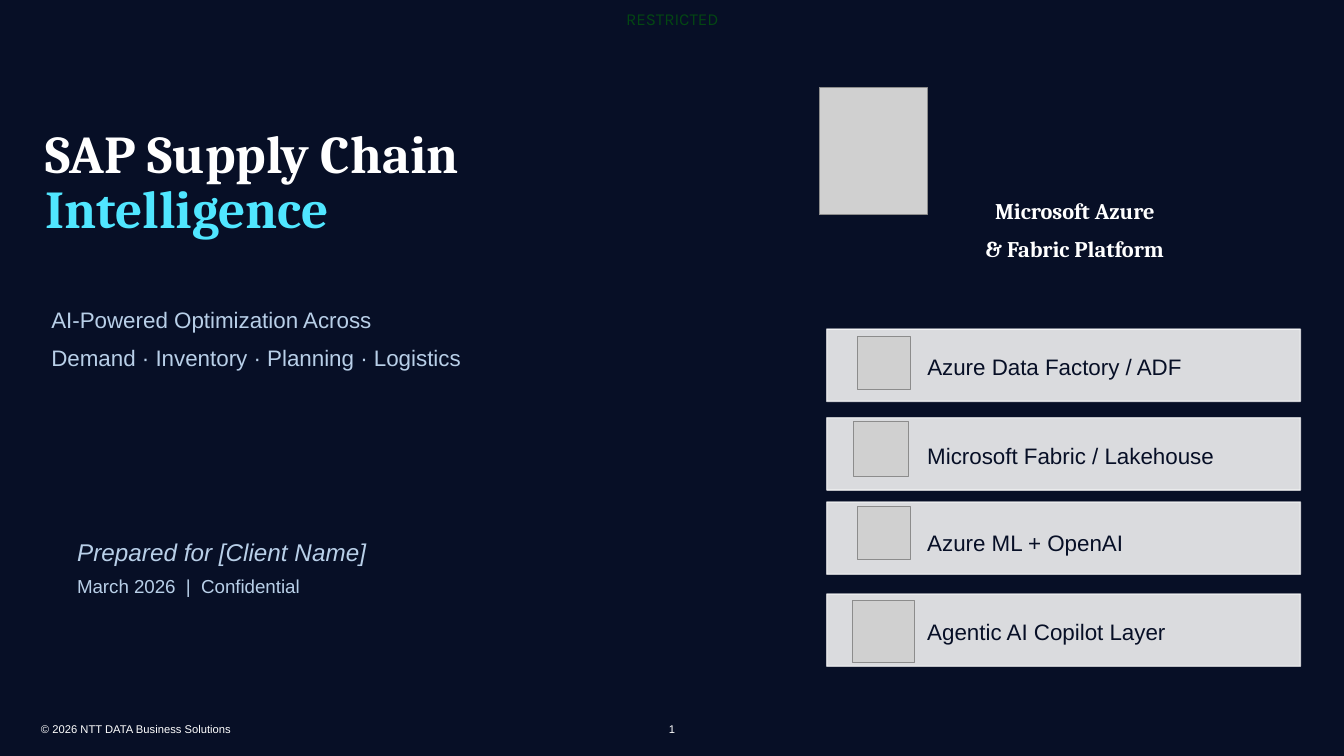
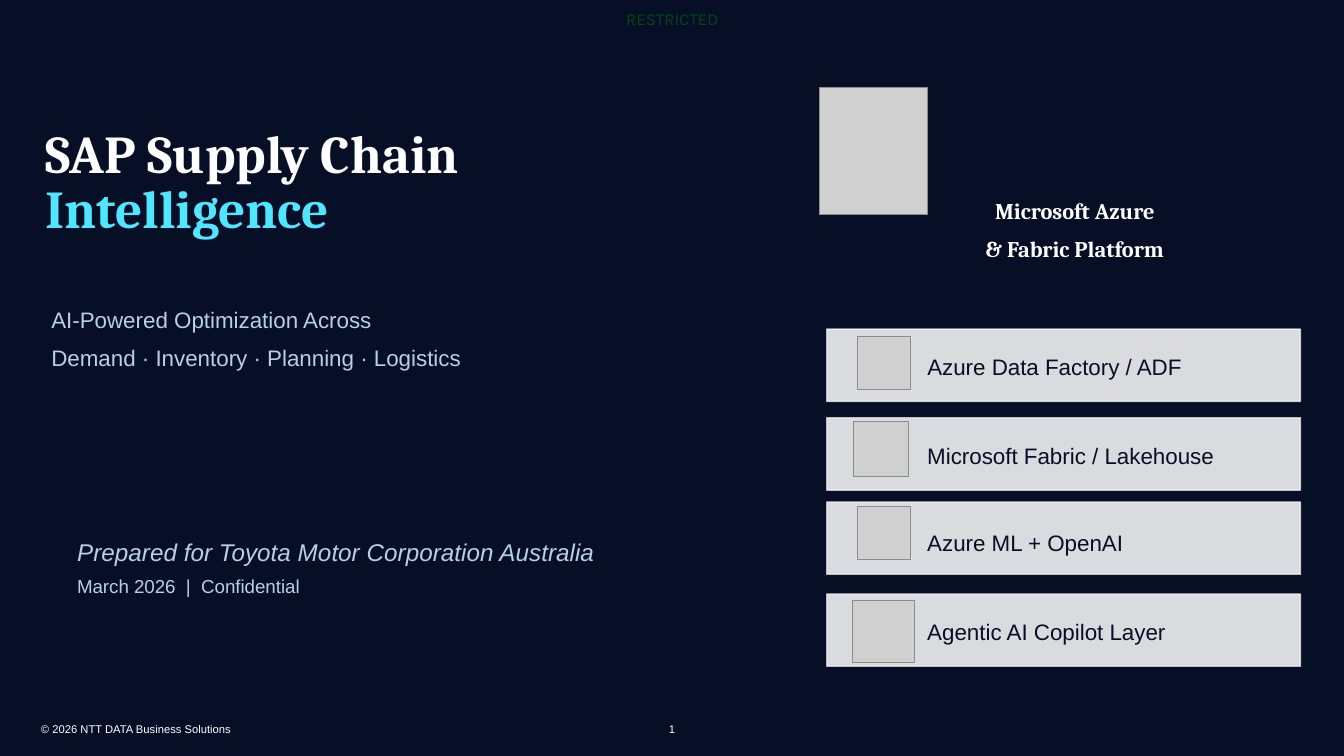
Before and after one commit to bhartiya75/ntt, a slide deck: slide 1 of backend/generated_ppts/NDBS_SAP_Supply_Chain_AI_v2.0.pptx. Drawn at 1344x756 pixels with LibreOffice and Linux fonts; fonts in the diff are those of the drawing; grey boxes stand for pictures; background and template pictures are left out. Boxes give left, top, right and bottom in pixels: in the first picture for what was removed or moved away, otherwise in the second. Text is boxed around its words. In the diff, an @@ line names an element or a change of style, - is before the commit and + after.

```diff
--- a/backend/generated_ppts/NDBS_SAP_Supply_Chain_AI_v2.0.pptx
+++ b/backend/generated_ppts/NDBS_SAP_Supply_Chain_AI_v2.0.pptx
@@ text at [77, 543, 593, 566]: text changed @@
-Prepared for [Client Name]
+Prepared for Toyota Motor Corporation Australia
```
Also in this commit, not shown: 13 other slides changed, 1 slide added, 4 other files.
